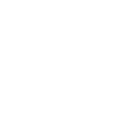
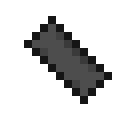
Comparing the layer stacks of the two w=128, h=128 images. Changes:
showed "HammerHead" over [24, 16, 112, 104]
